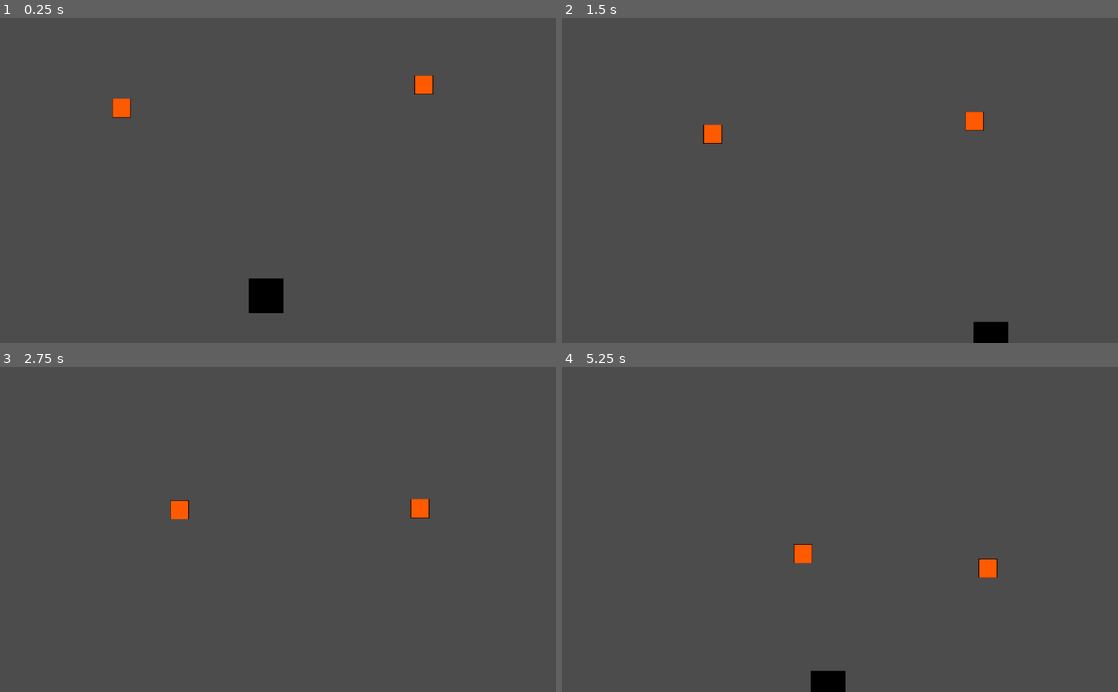
Above: before the commit, frames 1-4 (two rows, left to right).
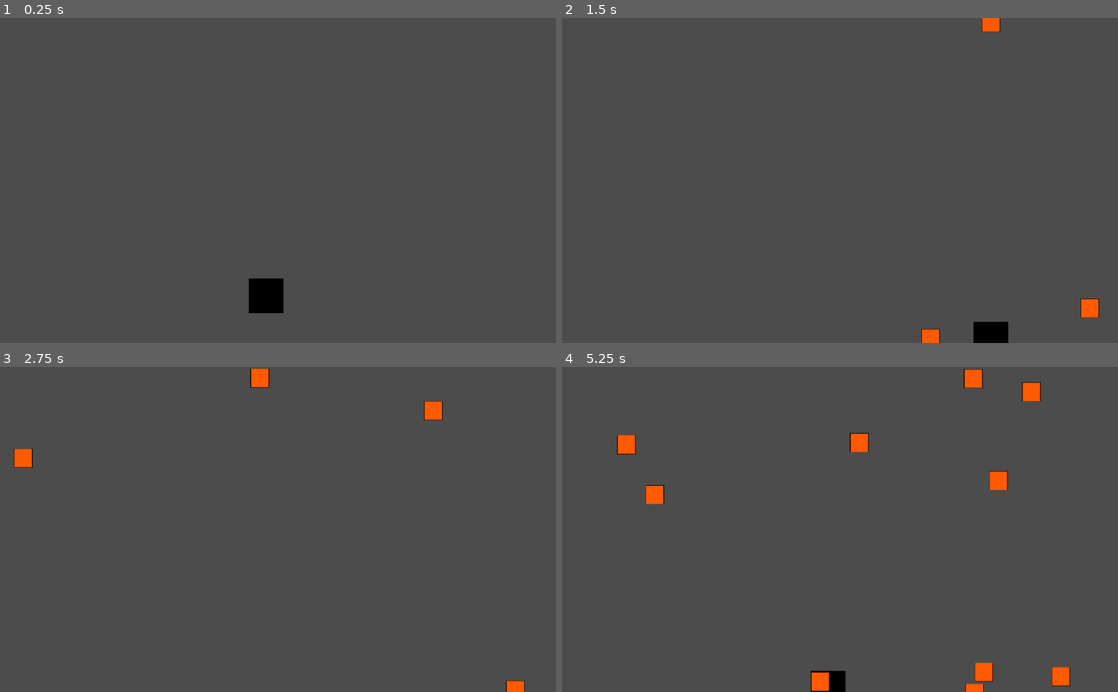
Above: after the commit, the same moments.

Repository: am-camila/Garden-Wars
Game: Godot game, scene res://models/Main/Main.tscn
The game is run twice, just before and just after one commit, with the same random seed, the same clock (stepped at 60 frames per second) and the same inputs.
Inputs:
- Up to frame 1 (0.25 s): no input
- Up to frame 2 (1.5 s): hold D (move_right) 0.53-1.28 s; hold S (move_down) from 1.28 s (still down)
- Up to frame 3 (2.75 s): release S (move_down) at 2.03 s; hold D (move_right) from 2.03 s (still down)
- Up to frame 4 (5.25 s): release D (move_right) at 2.78 s; hold W (move_up) 2.78-3.53 s; hold A (move_left) 3.53-5.03 s; hold S (move_down) from 5.03 s (still down)

The runs differ from the first frame. In frame 1, 0.4% of the frame differs, in the area x 20-78%, y 17-31%; in frame 2, 0.9%; in frame 3, 1.1%; in frame 4, 2.3%, in the area x 9-92%, y 0-100%.

Commit message:
Add random spawning of the enemies

Diff:
--- a/src/models/Enemy/Enemy.gd
+++ b/src/models/Enemy/Enemy.gd
@@ -4,16 +4,13 @@
 var player
 export var speed = 3500
 
-func _ready():
-	pass # Replace with function body.
-
-
 func set_values(player):
 	self.player = player
 
+func _process(delta):
+	if player == null:
+		return
 
-
-func _process(delta):
 	var direction = (player.position - position).normalized()
 	var movement = direction * speed * delta
 	#if speed < 3000:
--- a/src/models/Main/Main.gd
+++ b/src/models/Main/Main.gd
@@ -1,13 +1,23 @@
 extends Node
 
-
-
+export var enemy_scene: PackedScene
+onready var player = $Player
+var enemy_count = 0
+export var max_enemies = 10
 # Called when the node enters the scene tree for the first time.
 func _ready():
-	$Enemy.set_values($Player)
-	$Enemy2.set_values($Player)
+	randomize()
+	$EnemiesTimer.start()
 
+# Called every time the timer times out.
+func _on_EnemiesTimer_timeout():
+	if enemy_count >= max_enemies:
+		return
+	var enemy = enemy_scene.instance()
+	enemy.set_values(player)
 
-# Called every frame. 'delta' is the elapsed time since the previous frame.
-#func _process(delta):
-#	pass
+	var enemy_spawn_location = get_node("EnemiesPath/EnemiesPathLocation")
+	enemy_spawn_location.offset = randi()
+	enemy.position = enemy_spawn_location.position
+	add_child(enemy)
+	enemy_count+=1
--- a/src/models/Main/Main.tscn
+++ b/src/models/Main/Main.tscn
@@ -1,16 +1,26 @@
-[gd_scene load_steps=4 format=2]
+[gd_scene load_steps=5 format=2]
 
 [ext_resource path="res://models/Player/Player.tscn" type="PackedScene" id=1]
 [ext_resource path="res://models/Enemy/Enemy.tscn" type="PackedScene" id=2]
 [ext_resource path="res://models/Main/Main.gd" type="Script" id=3]
 
+[sub_resource type="Curve2D" id=1]
+_data = {
+"points": PoolVector2Array( 0, 0, 0, 0, 0, 0, 0, 0, 0, 0, 1024, 0, 0, 0, 0, 0, 1024, 600, 0, 0, 0, 0, 0, 600, 0, 0, 0, 0, 0, 0 )
+}
+
 [node name="Main" type="Node"]
 script = ExtResource( 3 )
+enemy_scene = ExtResource( 2 )
 
 [node name="Player" parent="." instance=ExtResource( 1 )]
 
-[node name="Enemy" parent="." instance=ExtResource( 2 )]
-position = Vector2( 208, 147 )
+[node name="EnemiesPath" type="Path2D" parent="."]
+curve = SubResource( 1 )
 
-[node name="Enemy2" parent="." instance=ExtResource( 2 )]
-position = Vector2( 782, 104 )
+[node name="EnemiesPathLocation" type="PathFollow2D" parent="EnemiesPath"]
+
+[node name="EnemiesTimer" type="Timer" parent="."]
+wait_time = 0.5
+
+[connection signal="timeout" from="EnemiesTimer" to="." method="_on_EnemiesTimer_timeout"]
